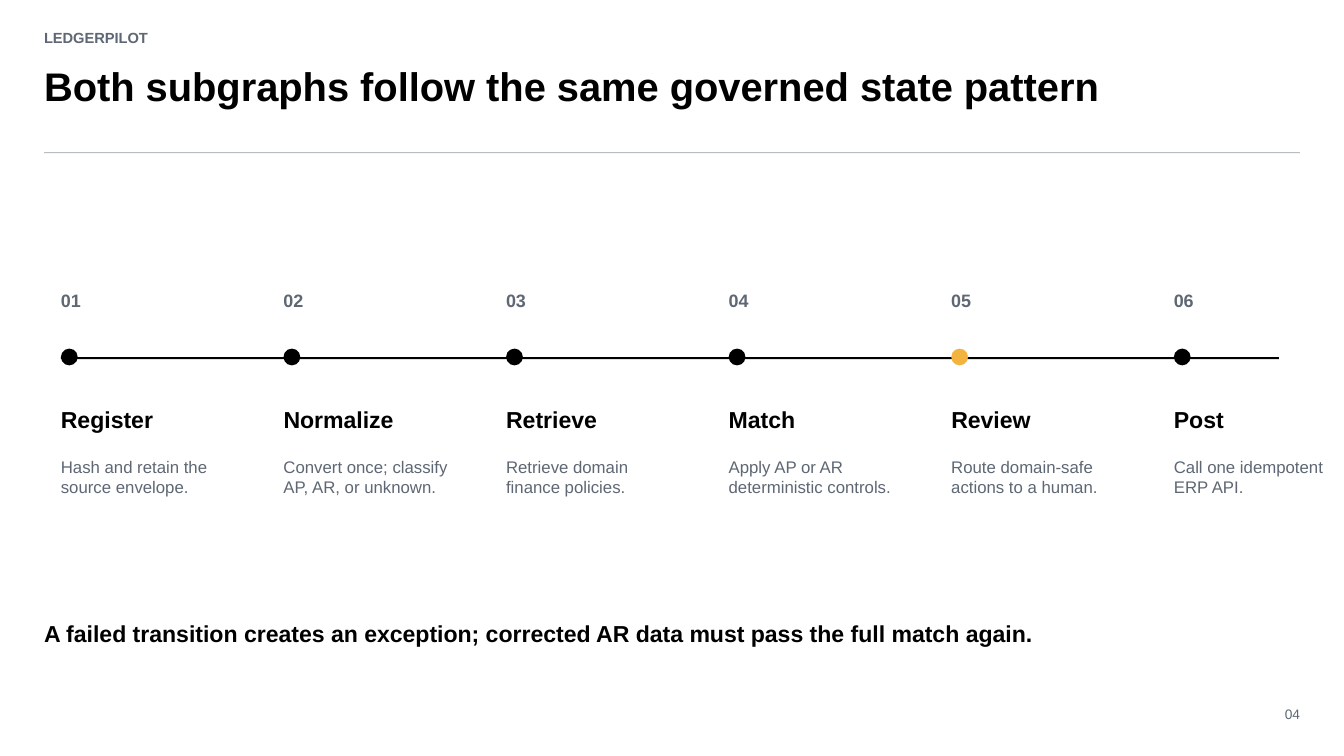
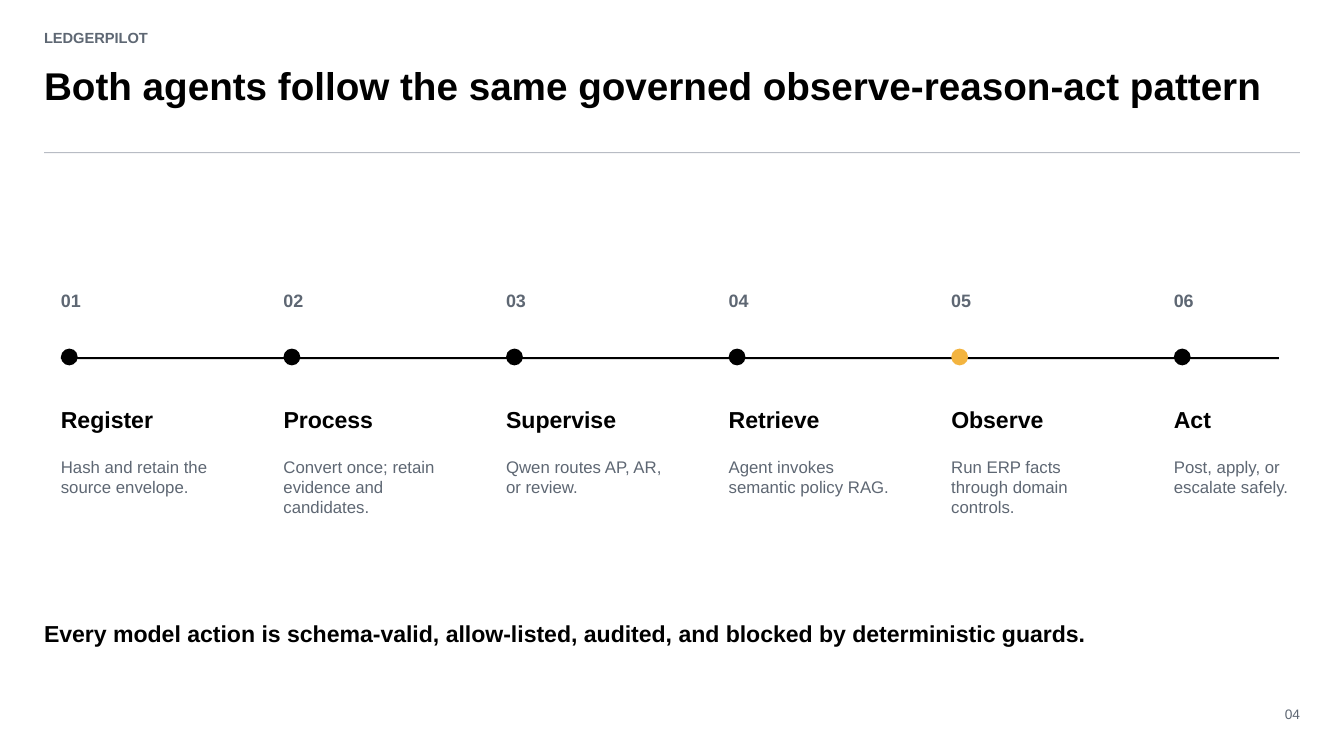
Before and after one commit to saifs1315/Agentic-Invoice-to-Payment, a slide deck: slide 4 of presentation/LedgerPilot_Assignment_Deck.pptx. Drawn at 1344x756 pixels with LibreOffice and Linux fonts; fonts in the diff are those of the drawing. Boxes give left, top, right and bottom in pixels: in the first picture for what was removed or moved away, otherwise in the second. Text is boxed around its words. In the diff, an @@ line names an element or a change of style, - is before the commit and + after.

Commit message:
Make AP and AR workflows mandatory AI agents

```diff
--- a/presentation/LedgerPilot_Assignment_Deck.pptx
+++ b/presentation/LedgerPilot_Assignment_Deck.pptx
@@ text at (44,72,1261,108): text changed; size 28.5 to 27.6 pt @@
-Both subgraphs follow the same governed state pattern
+Both agents follow the same governed observe-reason-act pattern
@@ text at (284,412,374,429): text changed @@
-Normalize
+Process
@@ text at (506,411,616,433): text changed @@
-Retrieve
+Supervise
@@ text at (729,411,820,429): text changed @@
-Match
+Retrieve
@@ text at (951,411,1043,429): text changed @@
-Review
+Observe
@@ text at (1174,412,1211,429): text changed @@
-Post
+Act
@@ text at (283,461,435,513): text changed @@
-Convert once; classify AP, AR, or unknown.
+Convert once; retain evidence and candidates.
@@ text at (506,461,661,493): text changed @@
-Retrieve domain finance policies.
+Qwen routes AP, AR, or review.
@@ text at (729,461,889,497): text changed @@
-Apply AP or AR deterministic controls.
+Agent invokes semantic policy RAG.
@@ text at (951,461,1068,513): text changed @@
-Route domain-safe actions to a human.
+Run ERP facts through domain controls.
@@ text at (1174,461,1288,497): text changed @@
-Call one idempotent ERP API.
+Post, apply, or escalate safely.
@@ text at (44,625,1085,647): text changed @@
-A failed transition creates an exception; corrected AR data must pass the full match again.
+Every model action is schema-valid, allow-listed, audited, and blocked by deterministic guards.
```
Also in this commit, not shown: 8 other slides changed, 38 other files.
